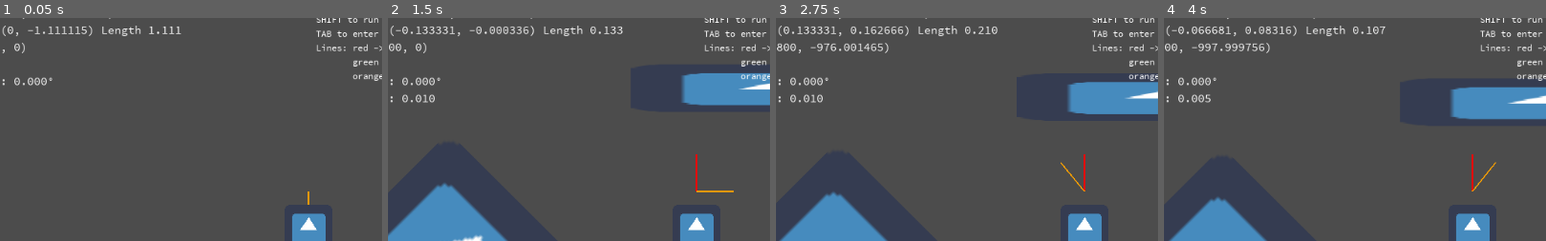
Above: before the commit, frames 1-4 (left to right).
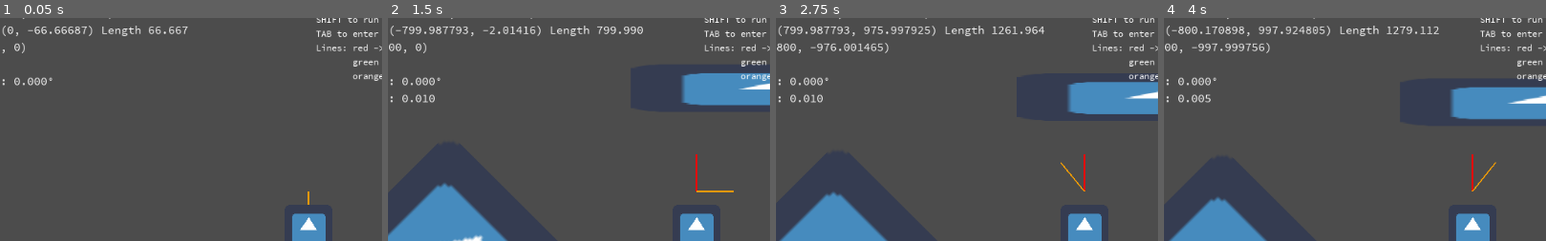
Above: after the commit, the same moments.

Repository: fabriceci/move_and_slide
Game: Godot game, scene res://World.tscn
Same seed, same stepped clock (60 frames per second), same inputs: the game is played once before the commit and once after it. The engine's default icon, where the game draws it, is replaced by a stand-in: a white triangle on a blue panel in a dark square.
Inputs:
- Up to frame 1 (0.05 s): no input
- Up to frame 2 (1.5 s): tap Enter (ui_accept) at 0.5, 0.77 s; hold Shift (run) 0.53-1.28 s; hold Right (ui_right) from 0.53 s (still down); tap Tab (slow) at 1.35 s
- Up to frame 3 (2.75 s): tap Enter (ui_accept) at 1.52 s; release Right (ui_right) at 2.03 s; hold Left (ui_left) from 2.03 s (still down); hold Shift (run) from 2.03 s (still down)
- Up to frame 4 (4 s): release Left (ui_left) at 2.78 s; release Shift (run) at 2.78 s; hold Right (ui_right) from 2.78 s (still down); tap Tab (slow) at 2.85 s; tap Enter (ui_accept) at 3.02, 3.77 s; hold Shift (run) from 3.53 s (still down)
The pictures show only the part of the screen within x 10-60%, y 3-53%; the shares and areas given below are measured in that part.

The runs differ from the first frame. In frame 1, 0.5% of the frame differs, in the area x 9-50%, y 3-8%; in frame 2, 1.1%; in frame 3, 1.2%, in the area x 2-71%, y 3-9%; in frame 4, 1.1%.

Commit message:
Reset Ref

Diff:
--- a/Player/Custom/PlayerCustom.gd
+++ b/Player/Custom/PlayerCustom.gd
@@ -58,7 +58,6 @@
 	var current_floor_velocity := floor_velocity
 	if(platform_ref != null and platform_ref.has_method("get_velocity")):
 		current_floor_velocity = platform_ref.get_velocity()
-		platform_ref = null
 
 	if current_floor_velocity != Vector2.ZERO: # apply platform movement first
 		move_and_collide(current_floor_velocity *  get_physics_process_delta_time(), p_infinite_inertia)
@@ -73,6 +72,7 @@
 	on_air = false
 	floor_normal = Vector2()
 	floor_velocity = Vector2()
+	platform_ref = null
 
 	var first_collision = true
 	while (p_max_slides):
--- a/World.gd
+++ b/World.gd
@@ -17,7 +17,7 @@
 
 func _physics_process(_delta: float) -> void:
 	if not $Player: return
-	var linear_vel : Vector2 = player_position - $Player.global_position
+	var linear_vel : Vector2 = (player_position - $Player.global_position) / get_physics_process_delta_time()
 	player_position = $Player.global_position
 	$CanvasLayer/Control/Label.text = "Position " + str($Player.global_position) + '\n'
 	$CanvasLayer/Control/Label.text += "Linear Vel " + str(linear_vel) + ' Length %.3f \n' % linear_vel.length()
